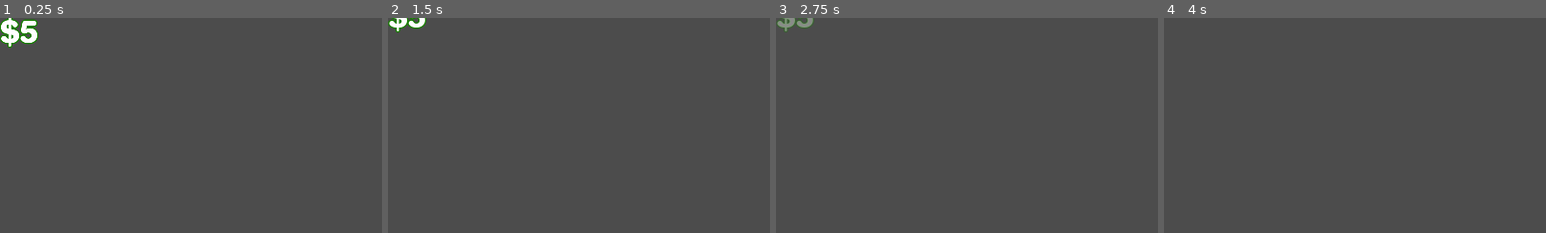
Above: before the commit, frames 1-4 (left to right).
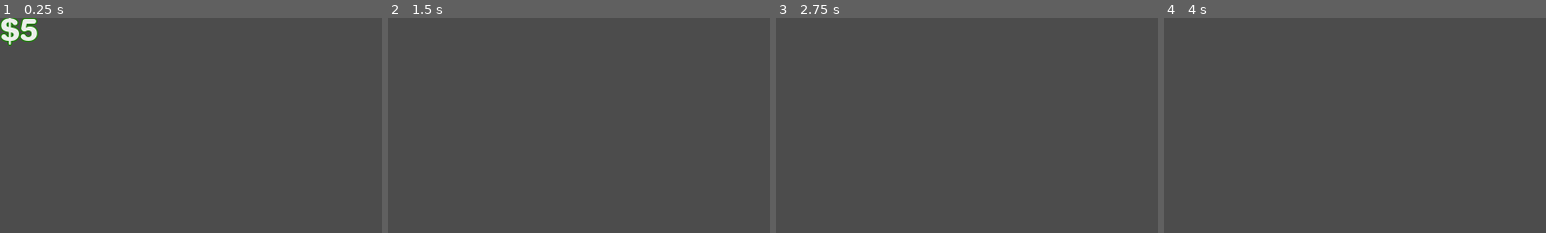
Above: after the commit, the same moments.

Repository: Machalord/Global-Game-Jam-2020
Game: Godot game, scene res://dolar.tscn
Same seed, same stepped clock (60 frames per second), same inputs: the game is played once before the commit and once after it. The project has no main scene, so this scene is started directly.
Inputs (mouse positions are % of the whole screen's width and height, from its top left):
- Up to frame 1 (0.25 s): no input
- Up to frame 2 (1.5 s): move the mouse to (72, 45) at 0.52 s; click (72, 45) at 0.6 s; tap Enter at 1.25 s; move the mouse to (30, 55) at 1.27 s; click (30, 55) at 1.35 s
- Up to frame 3 (2.75 s): move the mouse to (60, 28) at 2.02 s; click (60, 28) at 2.1 s
- Up to frame 4 (4 s): move the mouse to (45, 70) at 2.77 s; click (45, 70) at 2.85 s; tap Space at 3.5 s; move the mouse to (80, 65) at 3.52 s; click (80, 65) at 3.6 s
The pictures show only the part of the screen within x 0-50%, y 0-50%; the shares and areas given below are measured in that part.

The runs differ from the first frame. In frame 1, 0.7% of the frame differs, in the area x 0-10%, y 0-15%; in frame 2, 0.4%; in frame 3, 0.4%; in frame 4, nothing differs.

Commit message:
cosas varias!

Diff:
--- a/auto.gd
+++ b/auto.gd
@@ -6,6 +6,8 @@
 var modelo = 0
 var explotar = false
 var pago = 0
+var dolar=preload("res://dolar.tscn")
+var pagado = false
 # Called when the node enters the scene tree for the first time.
 func _ready():
 
@@ -42,6 +44,7 @@
 	if amor > 12:
 		$caritas.frame = 0
 		pago = 5
+
 	if amor <=12 and amor > 4:
 		$caritas.frame = 1
 		pago=3
@@ -50,7 +53,10 @@
 		pago = 1
 
 #	pass
-
+func instance_dolar():
+	var pagado=dolar.instance()
+	pagado.position = Vector2(position.x,position.y-50)
+	get_parent().add_child(pagado)
 
 func _on_Area2D_area_entered(area):
 	if area.is_in_group("cono") or area.is_in_group("atrasauto"):
@@ -59,7 +65,10 @@
 		explotar=true
 	if area.is_in_group("peaje"):
 		andar=false
-		Global.money += pago
+		if !pagado:
+			Global.money += pago
+			pagado=true
+			instance_dolar()
 	pass # Replace with function body.
 
 
@@ -76,7 +85,10 @@
 		explotar=true
 	if area.is_in_group("peaje"):
 		andar=false
-		Global.money += pago
+		if !pagado:
+			Global.money += pago
+			pagado=true
+			instance_dolar()
 	pass # Replace with function body.
 
 
--- a/dolar.gd
+++ b/dolar.gd
@@ -3,23 +3,25 @@
 
 var tween
 var llamarTween = false
-var alpha = 2
+var alpha = 1.2
 var desvanecer=false
+var posaux
 # Called when the node enters the scene tree for the first time.
 func _ready():
 	tween = get_node("Tween")
+	posaux=Vector2(position.x,position.y-50)
 	pass # Replace with function body.
 
 
 # Called every frame. 'delta' is the elapsed time since the previous frame.
 func _process(delta):
 	if !llamarTween:
-		tween.interpolate_property(self, "position",position, $Position2D.position, 1, Tween.TRANS_LINEAR, Tween.EASE_IN)
+		tween.interpolate_property(self, "position",position, posaux, 1, Tween.TRANS_LINEAR, Tween.EASE_IN)
 		tween.start()
 		desvanecer=true
 		llamarTween = true
 	if desvanecer:
-		alpha -= 0.01
+		alpha -= 0.02
 		modulate.a = alpha
 
 
--- a/game.tscn
+++ b/game.tscn
@@ -117,6 +117,122 @@
 
 [node name="tree2" type="Sprite" parent="."]
 position = Vector2( 744.179, 295.132 )
+z_index = 2
+texture = ExtResource( 5 )
+
+[node name="tree10" type="Sprite" parent="."]
+position = Vector2( -134.545, 990.047 )
+z_index = 2
+texture = ExtResource( 5 )
+
+[node name="tree9" type="Sprite" parent="."]
+position = Vector2( -600.54, 670.656 )
+z_index = 2
+texture = ExtResource( 5 )
+
+[node name="tree8" type="Sprite" parent="."]
+position = Vector2( -341.235, 524.639 )
+scale = Vector2( 0.675156, 0.685308 )
+z_index = 2
+texture = ExtResource( 5 )
+flip_h = true
+
+[node name="tree7" type="Sprite" parent="."]
+position = Vector2( 231.855, 950.587 )
+scale = Vector2( 0.616451, 0.704654 )
+z_index = 2
+texture = ExtResource( 5 )
+flip_h = true
+
+[node name="tree6" type="Sprite" parent="."]
+position = Vector2( -88.0455, 726.656 )
+z_index = 2
+texture = ExtResource( 5 )
+
+[node name="tree15" type="Sprite" parent="."]
+position = Vector2( -798.955, 1305.13 )
+z_index = 2
+texture = ExtResource( 5 )
+
+[node name="tree14" type="Sprite" parent="."]
+position = Vector2( -1264.95, 985.737 )
+z_index = 2
+texture = ExtResource( 5 )
+
+[node name="tree13" type="Sprite" parent="."]
+position = Vector2( -1005.64, 839.72 )
+scale = Vector2( 0.675156, 0.685308 )
+z_index = 2
+texture = ExtResource( 5 )
+flip_h = true
+
+[node name="tree12" type="Sprite" parent="."]
+position = Vector2( -432.554, 1265.67 )
+scale = Vector2( 0.616451, 0.704654 )
+z_index = 2
+texture = ExtResource( 5 )
+flip_h = true
+
+[node name="tree11" type="Sprite" parent="."]
+position = Vector2( -752.455, 1041.74 )
+z_index = 2
+texture = ExtResource( 5 )
+
+[node name="tree20" type="Sprite" parent="."]
+position = Vector2( 1231.95, 322.212 )
+z_index = 2
+texture = ExtResource( 5 )
+
+[node name="tree19" type="Sprite" parent="."]
+position = Vector2( 765.951, 2.82141 )
+z_index = 2
+texture = ExtResource( 5 )
+
+[node name="tree18" type="Sprite" parent="."]
+position = Vector2( 1025.26, -143.196 )
+scale = Vector2( 0.675156, 0.685308 )
+z_index = 2
+texture = ExtResource( 5 )
+flip_h = true
+
+[node name="tree17" type="Sprite" parent="."]
+position = Vector2( 1598.35, 282.752 )
+scale = Vector2( 0.616451, 0.704654 )
+z_index = 2
+texture = ExtResource( 5 )
+flip_h = true
+
+[node name="tree16" type="Sprite" parent="."]
+position = Vector2( 1278.45, 58.8214 )
+z_index = 2
+texture = ExtResource( 5 )
+
+[node name="tree25" type="Sprite" parent="."]
+position = Vector2( 1896.36, -9.99245 )
+z_index = 2
+texture = ExtResource( 5 )
+
+[node name="tree24" type="Sprite" parent="."]
+position = Vector2( 1430.36, -329.383 )
+z_index = 2
+texture = ExtResource( 5 )
+
+[node name="tree23" type="Sprite" parent="."]
+position = Vector2( 1689.67, -475.4 )
+scale = Vector2( 0.675156, 0.685308 )
+z_index = 2
+texture = ExtResource( 5 )
+flip_h = true
+
+[node name="tree22" type="Sprite" parent="."]
+position = Vector2( 2262.76, -49.4524 )
+scale = Vector2( 0.616451, 0.704654 )
+z_index = 2
+texture = ExtResource( 5 )
+flip_h = true
+
+[node name="tree21" type="Sprite" parent="."]
+position = Vector2( 1942.86, -273.383 )
 z_index = 2
 texture = ExtResource( 5 )
 
